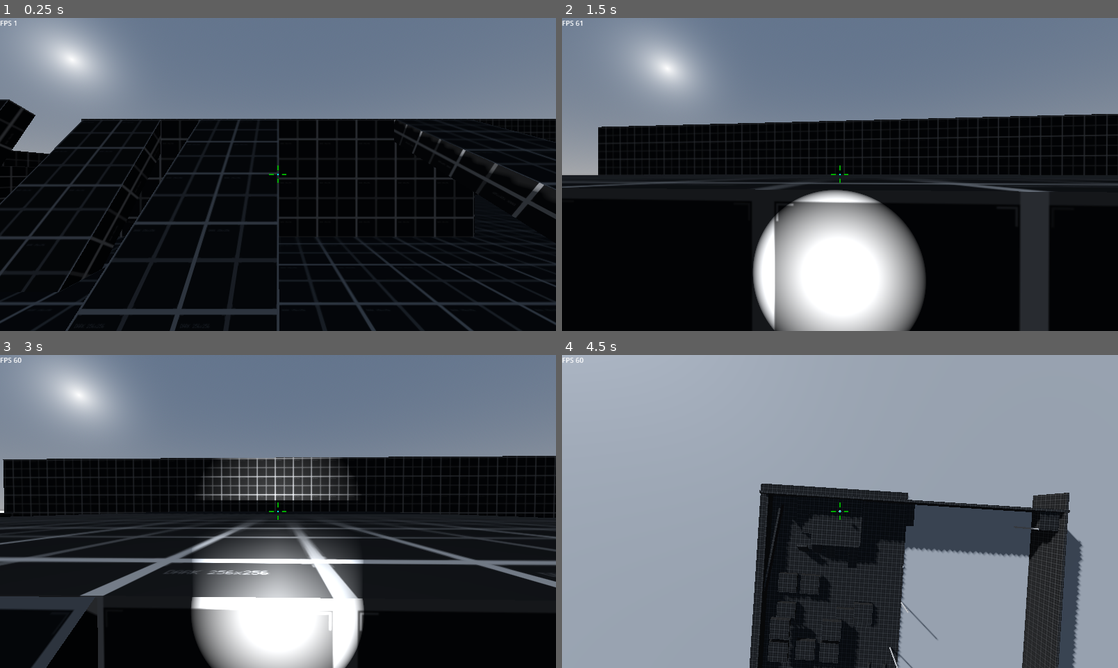
Above: before the commit, frames 1-4 (two rows, left to right).
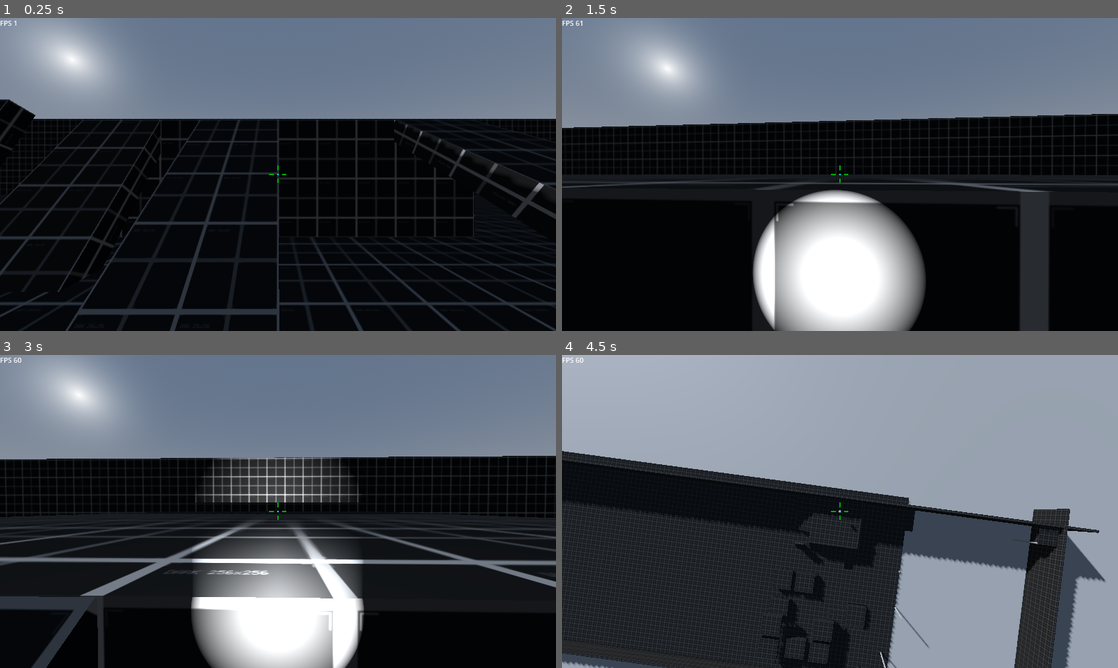
Above: after the commit, the same moments.

Repository: rbarongr/GodotFirstPersonController
Game: Godot game, scene res://Scenes/sandbox.tscn
The game is run twice, just before and just after one commit, with the same random seed, the same clock (stepped at 60 frames per second) and the same inputs.
Inputs (mouse positions are in pixels of both pictures, inside the frame that each line leads up to):
- Up to frame 1 (0.25 s): no input
- Up to frame 2 (1.5 s): tap Enter at 0.5 s; move the mouse to (867, 174) at 0.52 s; hold W (move_forward) from 0.53 s (still down); tap F (flashlight_toggle) at 0.6 s; tap Space (jump_default) at 0.77 s; move the mouse to (812, 174) at 1.27 s; tap Mouse wheel down (mouse_wheel_down) at 1.35 s
- Up to frame 3 (3 s): keep holding W (move_forward); tap Space (jump_default) at 1.52, 2.75 s; move the mouse to (289, 505) at 2.02 s; tap Mouse wheel up (mouse_wheel_up) at 2.1 s; move the mouse to (272, 517) at 2.77 s; tap Ctrl (move_crouch) at 2.85 s
- Up to frame 4 (4.5 s): keep holding W (move_forward); tap Space (jump_default) at 3.02, 3.77 s; move the mouse to (878, 514) at 3.52 s; hold Shift (move_walk) 3.53-4.28 s; tap M (map_toggle) at 4.15 s; move the mouse to (795, 508) at 4.27 s; tap F (flashlight_toggle) at 4.35 s

The runs differ from the first frame. In frame 1, 2.5% of the frame differs, in the area x 0-100%, y 32-100%; in frame 2, 1.5%; in frame 3, 1.5%; in frame 4, 29%, in the area x 0-98%, y 30-100%.

Commit message:
enlarging sandbox

Diff:
--- a/Player/CameraMap.gd
+++ b/Player/CameraMap.gd
@@ -12,7 +12,7 @@
 	pass # Replace with function body.
 
 func _input(event: InputEvent) -> void:
-	if event is InputEventMouseMotion: look_dir = event.relative * 0.01
+	#if event is InputEventMouseMotion: look_dir = event.relative * 0.01
 
 	if current:
 		if Input.is_action_just_pressed("mouse_wheel_up"):
@@ -22,15 +22,18 @@
 
 func _physics_process(delta: float) -> void:
 	#if player.is_mouse_captured:
-	_rotate_camera(delta)
+	#_rotate_camera(delta)
+	pass
 
 func _rotate_camera(delta: float, sens_mod: float = 1.0) -> void:
+	"""
 	look_dir += Input.get_vector("look_left","look_right","look_up","look_down")
 
 	rotation.y -= look_dir.x * camera_sens * sens_mod * delta
 
 	look_dir = Vector2.ZERO
-
+	"""
+	pass
 
 func _process(delta: float):
 	if Input.is_action_just_pressed("map_toggle"):
--- a/Player/player.tscn
+++ b/Player/player.tscn
@@ -1,17 +1,17 @@
 [gd_scene load_steps=16 format=3 uid="uid://cdk6hwb4hi2wc"]
 
-[ext_resource type="Script" path="res://Player/player.gd" id="1_4fmrl"]
-[ext_resource type="Script" path="res://Player/CameraFPC.gd" id="2_blots"]
-[ext_resource type="Script" path="res://Player/PlayerFlashlight.gd" id="3_aqhq6"]
-[ext_resource type="Texture2D" uid="uid://57f5ku7qlfsv" path="res://Assets/crosshair.png" id="4_wxhot"]
-[ext_resource type="Texture2D" uid="uid://cjejtlsx67kht" path="res://Assets/reticle.png" id="5_7fujw"]
-[ext_resource type="Script" path="res://Player/CameraMap.gd" id="6_7pm67"]
-[ext_resource type="Script" path="res://Player/VisibleBody.gd" id="7_4xemg"]
-[ext_resource type="Script" path="res://Player/FPSCounter.gd" id="8_ysv6l"]
-[ext_resource type="Script" path="res://Player/StateMachine.gd" id="9_r1b43"]
-[ext_resource type="Script" path="res://Player/MovementLand.gd" id="10_2m1ej"]
-[ext_resource type="Script" path="res://Player/MovementWater.gd" id="11_hvv8t"]
-[ext_resource type="Script" path="res://Player/MovementLadder.gd" id="12_ys0sv"]
+[ext_resource type="Script" path="res://Player/player.gd" id="1_dcw4n"]
+[ext_resource type="Script" path="res://Player/CameraFPC.gd" id="2_dhq3g"]
+[ext_resource type="Script" path="res://Player/CameraMap.gd" id="3_p21kq"]
+[ext_resource type="Script" path="res://Player/PlayerFlashlight.gd" id="4_4yh6y"]
+[ext_resource type="Texture2D" uid="uid://57f5ku7qlfsv" path="res://Assets/crosshair.png" id="5_0y77a"]
+[ext_resource type="Texture2D" uid="uid://cjejtlsx67kht" path="res://Assets/reticle.png" id="6_7stmy"]
+[ext_resource type="Script" path="res://Player/VisibleBody.gd" id="7_rb8hp"]
+[ext_resource type="Script" path="res://Player/FPSCounter.gd" id="8_rwpqo"]
+[ext_resource type="Script" path="res://Player/StateMachine.gd" id="9_tehte"]
+[ext_resource type="Script" path="res://Player/MovementLand.gd" id="10_fjaio"]
+[ext_resource type="Script" path="res://Player/MovementWater.gd" id="11_igeq8"]
+[ext_resource type="Script" path="res://Player/MovementLadder.gd" id="12_qja8q"]
 
 [sub_resource type="CapsuleShape3D" id="CapsuleShape3D_3rsb5"]
 radius = 0.357319
@@ -45,7 +45,13 @@
 transform = Transform3D(1, 0, 0, 0, 1, 0, 0, 0, 1, 0, 0.00145996, 0)
 current = true
 fov = 80.0
-script = ExtResource("2_blots")
+script = ExtResource("2_dhq3g")
+
+[node name="CameraMap" type="Camera3D" parent="CShapeHead/CameraFPC"]
+unique_name_in_owner = true
+transform = Transform3D(1, 0, 0, 0, -4.37114e-08, 1, 0, -1, -4.37114e-08, 0, 39.9985, 0)
+size = 20.0
+script = ExtResource("3_p21kq")
 
 [node name="PlayerFlashlight" type="SpotLight3D" parent="CShapeHead/CameraFPC"]
 transform = Transform3D(1, 0, 0, 0, 1, 0, 0, 0, 1, -0.000940442, -0.197474, 0)
@@ -98,18 +104,12 @@
 target_position = Vector3(0, -0.5, 0)
 collide_with_areas = true
 
-[node name="CameraMap" type="Camera3D" parent="CShapeHead"]
-unique_name_in_owner = true
-transform = Transform3D(1, 0, 0, 0, -4.37114e-08, 1, 0, -1, -4.37114e-08, 0, 40, 0)
-size = 20.0
-script = ExtResource("6_7pm67")
-
 [node name="VisibleBody" type="CSGSphere3D" parent="."]
 unique_name_in_owner = true
 transform = Transform3D(1, 0, 0, 0, 1, 0, 0, 0, 1, 0, 0.827538, 0)
 visible = false
 radius = 0.300575
-script = ExtResource("7_4xemg")
+script = ExtResource("7_rb8hp")
 
 [node name="VisibleHead" type="CSGSphere3D" parent="VisibleBody"]
 transform = Transform3D(1, 0, 0, 0, 1, 0, 0, 0, 1, 0, 0.67727, 0)
--- a/Scenes/sandbox.tscn
+++ b/Scenes/sandbox.tscn
@@ -30,14 +30,14 @@
 transform = Transform3D(-0.678961, 0.262875, -0.685499, -0.027831, 0.923814, 0.38183, 0.733646, 0.278326, -0.619918, 0, 6.83834, 0)
 shadow_enabled = true
 
-[node name="Player" parent="." instance=ExtResource("1_76clj")]
+[node name="Player" parent="." instance=ExtResource("1_n05wm")]
 
 [node name="Platform" type="Node3D" parent="."]
 
 [node name="Floor3" type="CSGBox3D" parent="Platform"]
-transform = Transform3D(1, 0, 0, 0, 1, 0, 0, 0, 1, -1.01782, -0.25, 3.68639)
-use_collision = true
-size = Vector3(33.2678, 0.5, 41.9609)
+transform = Transform3D(1, 0, 0, 0, 1, 0, 0, 0, 1, -59.1469, -0.25, 3.68639)
+use_collision = true
+size = Vector3(149.514, 0.5, 41.9609)
 material = SubResource("StandardMaterial3D_p85vg")
 
 [node name="Floor16" type="CSGBox3D" parent="Platform"]
@@ -269,13 +269,13 @@
 material = SubResource("StandardMaterial3D_p85vg")
 
 [node name="Wall5" type="CSGBox3D" parent="Platform"]
-transform = Transform3D(-4.37114e-08, 0, 1, 0, 1, 0, -1, 0, -4.37114e-08, -15, 0.930662, 4.99782)
+transform = Transform3D(-4.37114e-08, 0, 1, 0, 1, 0, -1, 0, -4.37114e-08, -132.223, 0.930662, 4.99782)
 use_collision = true
 size = Vector3(40.2481, 4.01511, 0.5)
 material = SubResource("StandardMaterial3D_p85vg")
 
 [node name="Wall11" type="CSGBox3D" parent="Platform"]
-transform = Transform3D(0.130319, 0, 0.991472, 0, 1, 0, -0.991472, 0, 0.130319, -13.7038, 0.500264, -2.93798)
+transform = Transform3D(0.130319, 0, 0.991472, 0, 1, 0, -0.991472, 0, 0.130319, -131.94, 0.500264, -2.93798)
 use_collision = true
 size = Vector3(20, 3, 0.5)
 material = SubResource("StandardMaterial3D_p85vg")
@@ -293,9 +293,9 @@
 material = SubResource("StandardMaterial3D_p85vg")
 
 [node name="Wall14" type="CSGBox3D" parent="Platform"]
-transform = Transform3D(1, 0, 0, 0, 1, 0, 0, 0, 1, 14.9948, -5.06912, -14.9972)
-use_collision = true
-size = Vector3(61.1588, 22.0984, 0.5)
+transform = Transform3D(1, 0, 0, 0, 1, 0, 0, 0, 1, -45.4623, -5.06912, -14.9972)
+use_collision = true
+size = Vector3(193.781, 22.0984, 0.5)
 material = SubResource("StandardMaterial3D_p85vg")
 
 [node name="Wall8" type="CSGBox3D" parent="Platform"]
@@ -311,25 +311,25 @@
 material = SubResource("StandardMaterial3D_p85vg")
 
 [node name="Wall12" type="CSGBox3D" parent="Platform"]
-transform = Transform3D(1, 0, 0, 0, 1, 0, 0, 0, 1, 14.9876, -8.07196, 24.8069)
-use_collision = true
-size = Vector3(60.1655, 22.1391, 0.5)
-material = SubResource("StandardMaterial3D_p85vg")
-
-[node name="Ladder" parent="Platform" instance=ExtResource("3_qd43v")]
+transform = Transform3D(1, 0, 0, 0, 1, 0, 0, 0, 1, -48.2973, -8.07196, 24.8069)
+use_collision = true
+size = Vector3(191.085, 22.1391, 0.5)
+material = SubResource("StandardMaterial3D_p85vg")
+
+[node name="Ladder" parent="Platform" instance=ExtResource("3_j2f1v")]
 transform = Transform3D(1, 0, 0, 0, 1, 0, 0, 0, 1, 13.7232, 0, 18)
 
-[node name="Ladder4" parent="Platform" instance=ExtResource("3_qd43v")]
+[node name="Ladder4" parent="Platform" instance=ExtResource("3_j2f1v")]
 transform = Transform3D(1, 0, 0, 0, 1, 0, 0, 0, 1, 13.7232, 28.3024, 18)
 
-[node name="WaterSurface" parent="Platform" instance=ExtResource("4_ggy25")]
+[node name="WaterSurface" parent="Platform" instance=ExtResource("4_y0n2k")]
 transform = Transform3D(1, 0, 0, 0, 1, 0, 0, 0, 1, 25, -1.00242, 0)
 
-[node name="Ladder2" parent="Platform" instance=ExtResource("3_qd43v")]
+[node name="Ladder2" parent="Platform" instance=ExtResource("3_j2f1v")]
 transform = Transform3D(1, 0, 0, 0, 1, 0, 0, 0, 1, 40.8586, -21.3388, -10.984)
 
-[node name="Ladder5" parent="Platform" instance=ExtResource("3_qd43v")]
+[node name="Ladder5" parent="Platform" instance=ExtResource("3_j2f1v")]
 transform = Transform3D(1, 0, 0, 0, 1, 0, 0, 0, 1, 15.6495, -21.3388, 7.69965)
 
-[node name="Ladder3" parent="Platform" instance=ExtResource("3_qd43v")]
+[node name="Ladder3" parent="Platform" instance=ExtResource("3_j2f1v")]
 transform = Transform3D(1, 0, 0, 0, 1, 0, 0, 0, 1, 15.4787, -25.9497, -0.451653)
Not shown: 4 places in Player/player.tscn that only renumber resources
Not shown: 1 places in Scenes/ladder.tscn that only renumber resources
Not shown: 2 places in Scenes/sandbox.tscn that only renumber resources
Not shown: 1 places in Scenes/water_surface.tscn that only renumber resources
